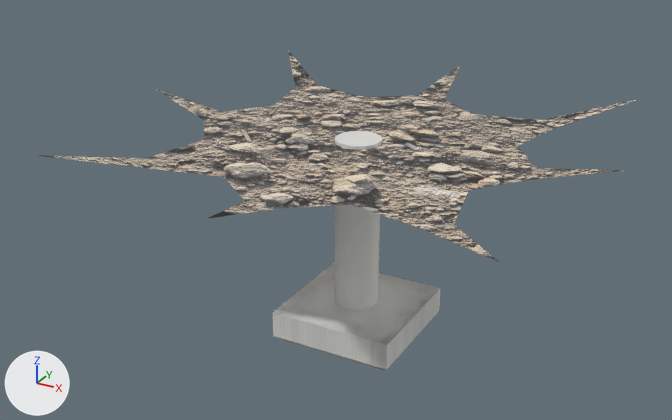
One commit to the glTF model wwwroot/models/Mailbox.glb: the scene before it, then after it.
Rendered twice from a camera (50 mm lens) standing at (3.63, -7.03, 2.77) and looking at (-0.24, 0.01, -0.75). The axes (+X, +Y, +Z) are drawn at lower left. The lights are the same throughout. Where no turn or scale is listed for an object, it has been applied to the vertices. Vertices at the same position are counted once.

The scene before the commit, as lines of its bpy script (objects in view):
```python
mat_material_003 = principled_material('Material.003')
mat_material_003.texture = img_gray
me_circle = bpy.data.meshes.new('Circle')
me_circle.from_pydata(...)  # 80 vertices, 152 faces; spans x -0.58..0.62, y -0.6..0.6, z -1.97..0.0
me_circle.materials.append(mat_material_003)  # picture img_gray
me_circle_002 = bpy.data.meshes.new('Circle.002')
me_circle_002.from_pydata(...)  # 98 vertices, 188 faces; spans x -2.3..2.37, y -2.33..2.34, z -0.34..0.14
me_circle_002.materials.append(mat_material_001)  # picture img_mailboxground
ob_flooring = bpy.data.objects.new('flooring', me_circle_002)
ob_flooring.location = (0.0, 0.0, 0.0)
ob_mailbox = bpy.data.objects.new('mailbox', me_circle)
ob_mailbox.location = (0.0, 0.0, 0.0)
```
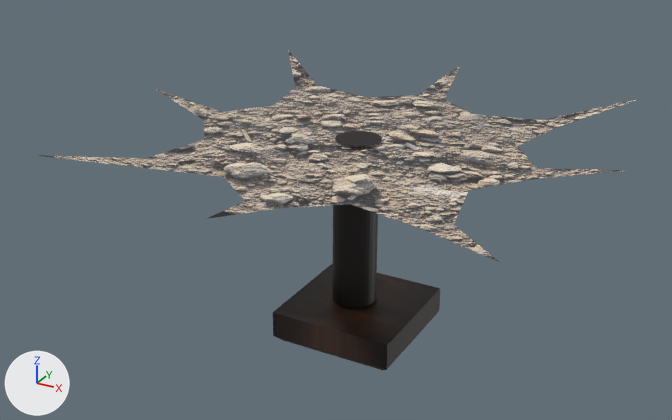
Changed parts and their boxes (x1, y1, x2, y2) in the pictures (672 x 420 px):
'mailbox', surface changed, reshaped (grey to black)
    both: (273, 131, 440, 370)
'pole', added (black)
    after: (333, 204, 378, 308)
part 1 of me_circle, deleted
    before: (334, 140, 382, 310)

Diff of the bpy script that builds the scene:
```diff
--- a/wwwroot/models/Mailbox.glb.py
+++ b/wwwroot/models/Mailbox.glb.py
@@ img_darkwood @@
+img_darkwood = load_image('darkwood', '_unpacked/darkwood', 275, 183, 'sRGB')
@@ mat_material_003 @@
 mat_material_003 = principled_material('Material.003')
-mat_material_003.texture = img_gray
+mat_material_003.texture = img_darkwood
@@ me_circle @@
 # used by ob_mailbox; location = (0.0, 0.0, 0.0)
-me_circle.from_pydata(...)  # 80 vertices, 152 faces; spans x -0.58..0.62, y -0.6..0.6, z -1.97..0.0
+me_circle.from_pydata(...)  # 80 vertices, 88 faces; spans x -0.58..0.62, y -0.6..0.6, z -1.97..0.0
+# me_circle part 1
+# 64 faces are deleted
 me_circle.materials.append(mat_material_003)
@@ me_circle_004 @@
+me_circle_004.from_pydata(...)  # 64 vertices, 64 faces; spans x -0.26..0.17, y -0.18..0.25, z -1.83..-0.19
+me_circle_004.materials.append(mat_material_003)  # picture img_darkwood
@@ ob_pole @@
+ob_pole = bpy.data.objects.new('pole', me_circle_004)
+ob_pole.location = (0.0, 0.0, 0.0)
```
